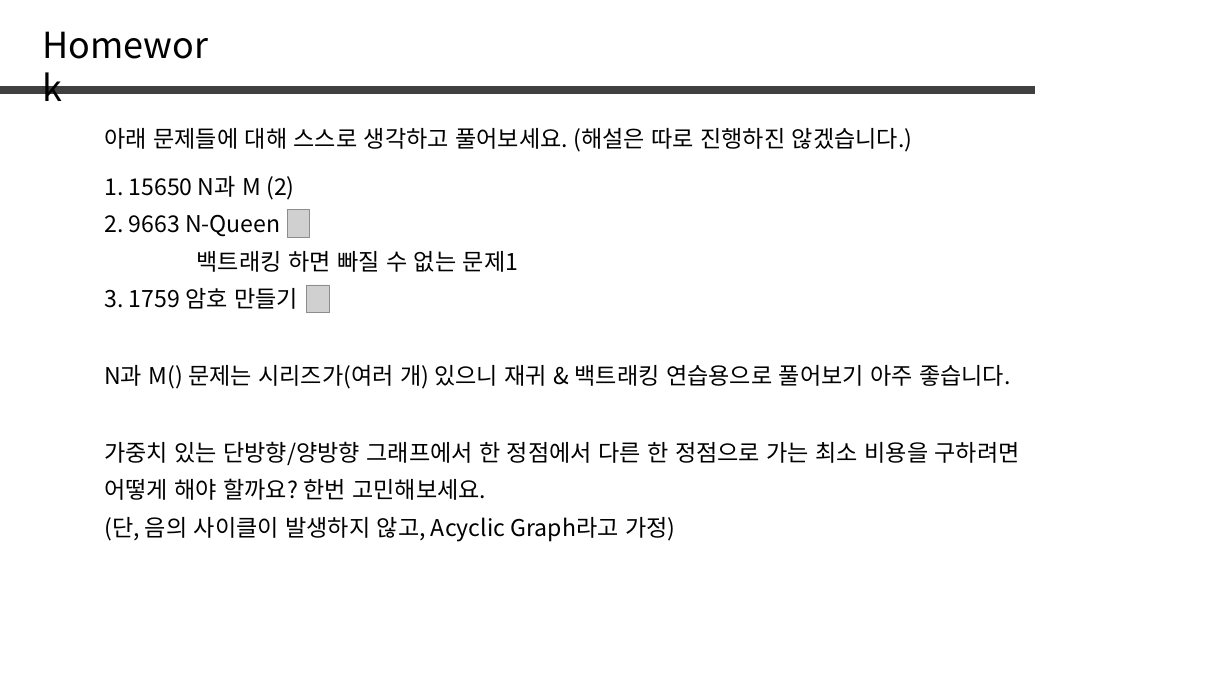
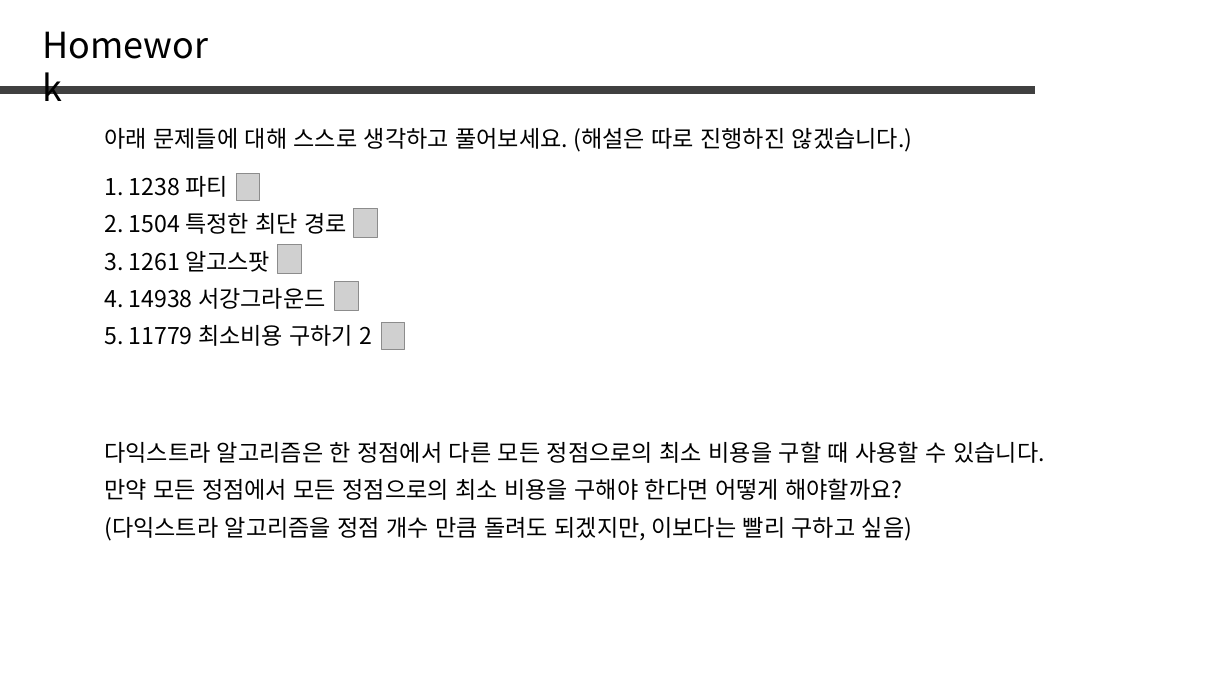
Before and after one commit to jaehoo1/PS-study, a slide deck: slide 28 of study/12_Dijkstra.pptx (slide 41 before the commit). Drawn at 1232x693 pixels with LibreOffice and Linux fonts; fonts in the diff are those of the drawing; grey boxes stand for pictures. Boxes give left, top, right and bottom in pixels: in the first picture for what was removed or moved away, otherwise in the second. Text is boxed around its words. In the diff, an @@ line names an element or a change of style, - is before the commit and + after.

```diff
--- a/study/12_Dijkstra.pptx
+++ b/study/12_Dijkstra.pptx
@@ text at box(104, 176, 228, 197): text changed @@
-1. 15650 N과 M (2)
+1. 1238 파티
@@ picture added at box(237, 174, 260, 201) @@
@@ picture added at box(354, 209, 378, 238) @@
@@ text at box(104, 213, 347, 234): text changed @@
-2. 9663 N-Queen
+2. 1504 특정한 최단 경로
@@ picture removed at box(287, 210, 310, 238) @@
@@ text at box(104, 251, 270, 272): text changed @@
-3. 1759 암호 만들기
+3. 1261 알고스팟
@@ text removed at box(197, 251, 518, 272) @@
-백트래킹 하면 빠질 수 없는 문제1
@@ picture added at box(278, 245, 302, 274) @@
@@ text added at box(104, 288, 326, 309), 18 pt, text #000000 @@
+4. 14938 서강그라운드
@@ picture removed at box(307, 285, 330, 312) @@
@@ picture added at box(335, 282, 359, 311) @@
@@ text at box(104, 325, 373, 346): text changed @@
-N과 M() 문제는 시리즈가(여러 개) 있으니 재귀 & 백트래킹 연습용으로 풀어보기 아주 좋습니다.
+5. 11779 최소비용 구하기 2
@@ picture added at box(382, 323, 405, 349) @@
@@ text at box(104, 441, 1044, 463): text changed @@
-가중치 있는 단방향/양방향 그래프에서 한 정점에서 다른 한 정점으로 가는 최소 비용을 구하려면
+다익스트라 알고리즘은 한 정점에서 다른 모든 정점으로의 최소 비용을 구할 때 사용할 수 있습니다.
@@ text at box(104, 478, 902, 500): text changed @@
-어떻게 해야 할까요? 한번 고민해보세요.
+만약 모든 정점에서 모든 정점으로의 최소 비용을 구해야 한다면 어떻게 해야할까요?
@@ text at box(104, 517, 912, 541): text changed @@
-(단, 음의 사이클이 발생하지 않고, Acyclic Graph라고 가정)
+(다익스트라 알고리즘을 정점 개수 만큼 돌려도 되겠지만, 이보다는 빨리 구하고 싶음)
```
Also in this commit, not shown: 5 slides added, 18 slides removed.
